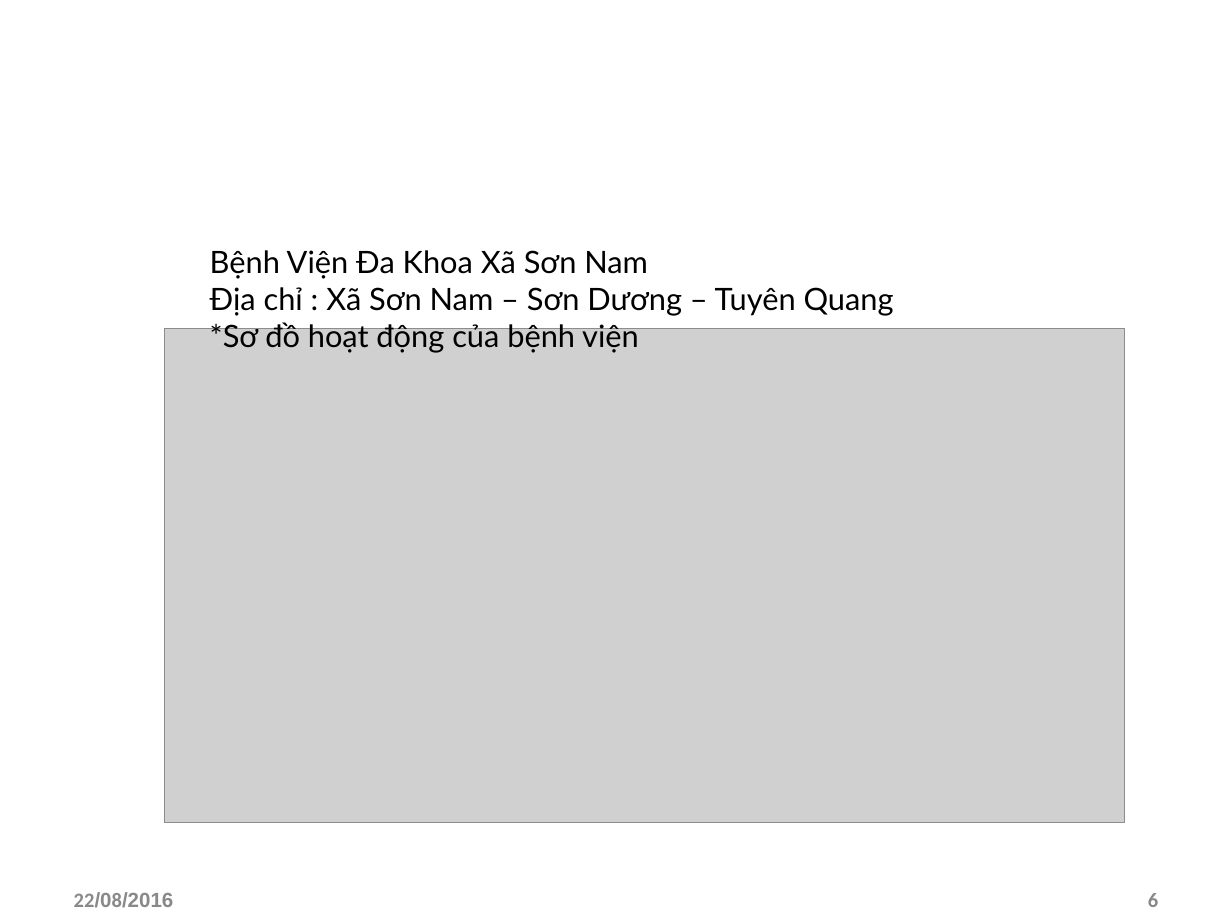
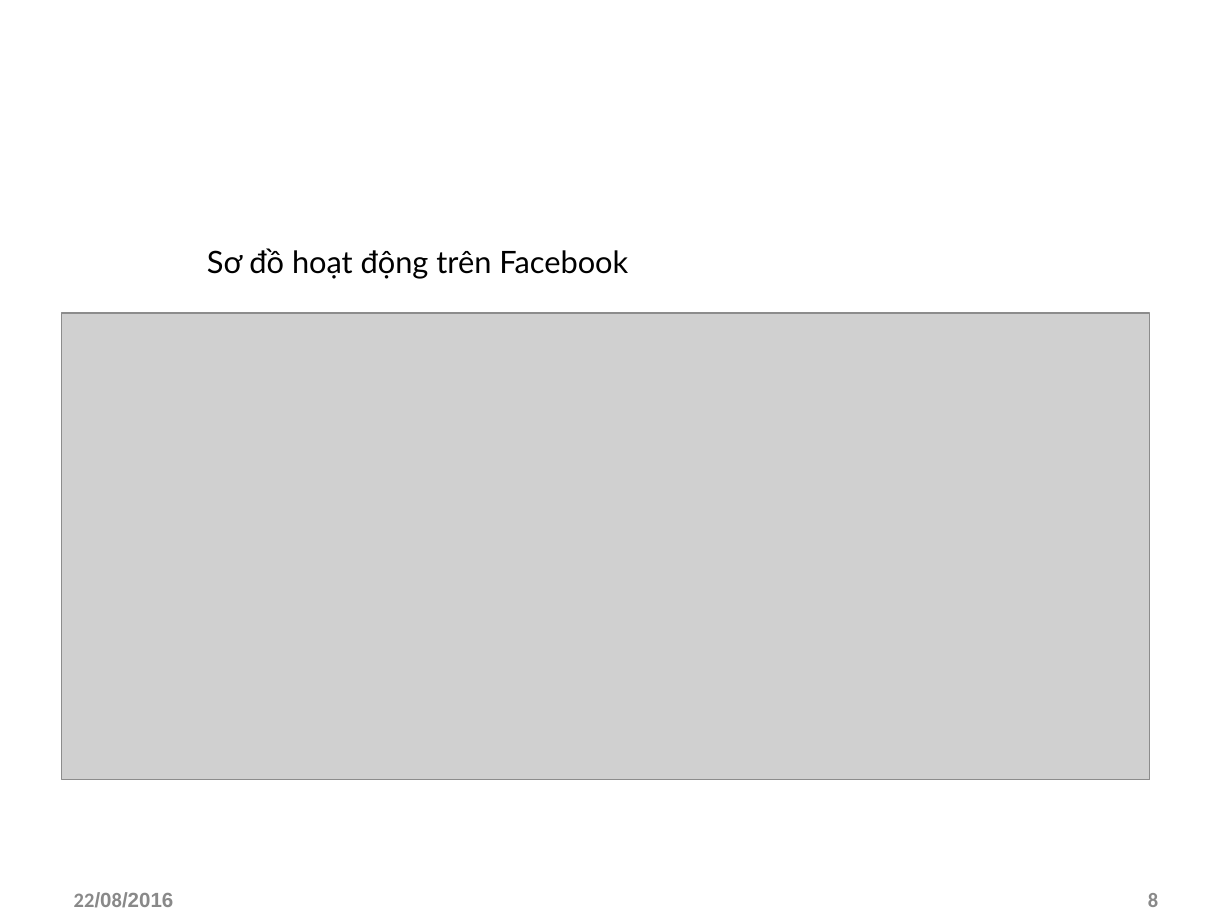
Before and after one commit to hoanhdo/ThanhDongUniversity, a slide deck: slide 8 of Bao cao/FacebookAPI-TranThiNhung-3C_CNTT.ppt (slide 6 before the commit). Drawn at 1232x924 pixels with LibreOffice and Linux fonts; fonts in the diff are those of the drawing; grey boxes stand for pictures; background and template pictures are left out. Boxes give left, top, right and bottom in pixels: in the first picture for what was removed or moved away, otherwise in the second. Text is boxed around its words. In the diff, an @@ line names an element or a change of style, - is before the commit and + after.

```diff
--- a/Bao cao/FacebookAPI-TranThiNhung-3C_CNTT.ppt
+++ b/Bao cao/FacebookAPI-TranThiNhung-3C_CNTT.ppt
@@ text added at box(207, 248, 628, 279), 18 pt, text #000000 @@
+Sơ đồ hoạt động trên Facebook
@@ text removed at box(210, 250, 894, 353) @@
-Bệnh Viện Đa Khoa Xã Sơn Nam
-Địa chỉ : Xã Sơn Nam – Sơn Dương – Tuyên Quang
-*Sơ đồ hoạt động của bệnh viện
@@ picture: place and size @@
-picture at box(164, 329, 1124, 823)
+picture at box(62, 313, 1149, 780)
@@ page number at box(1148, 893, 1158, 907): text changed @@
-6
+8
```
Also in this commit, not shown: 3 other slides changed, 3 slides added, 2 slides removed, 4 other files.
